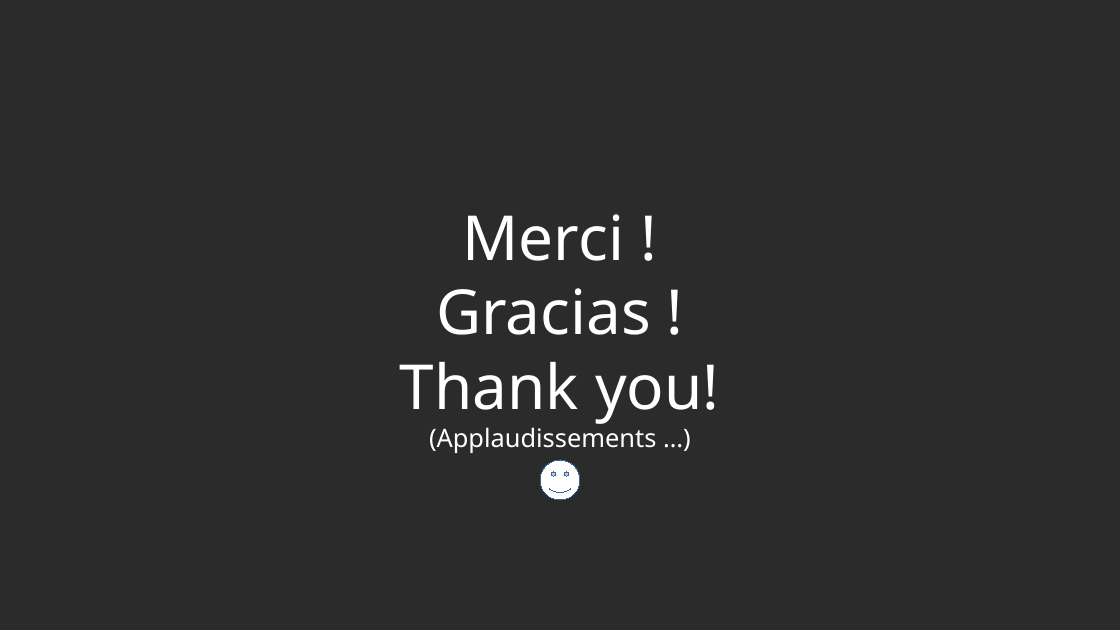
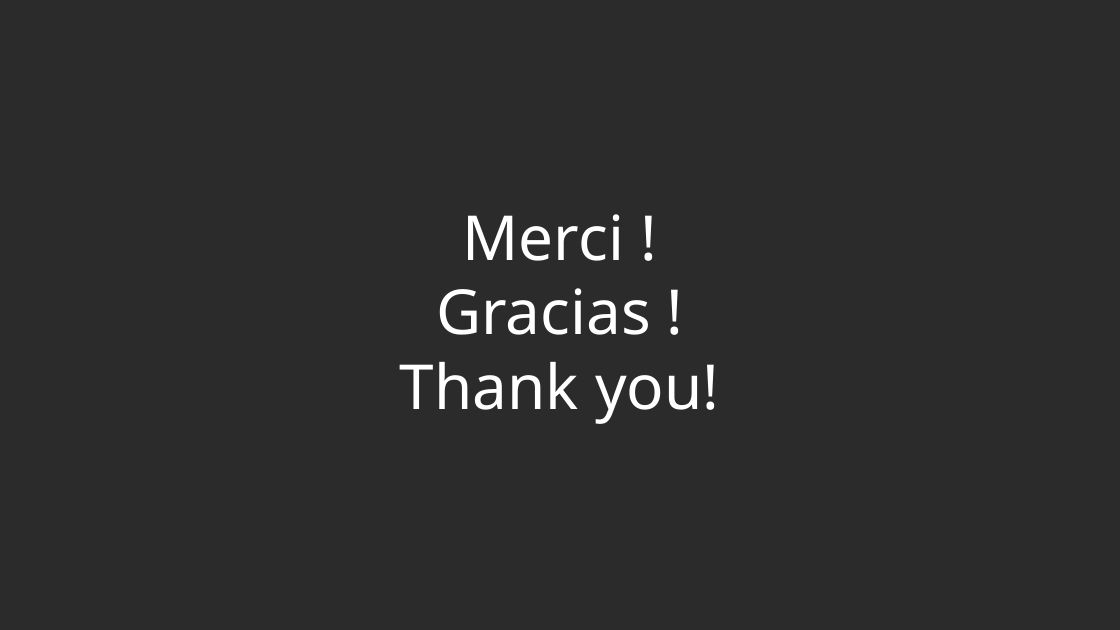
Before and after one commit to Georgie1502/Dossier, a slide deck: slide 18 of 3_Mon_Projet_Fil_Rouge/1_Cahier_des_charges/Presentation Batimelles.odp (slide 15 before the commit). Drawn at 1120x630 pixels with LibreOffice and Linux fonts; fonts in the diff are those of the drawing; background and template pictures are left out; a plain dark background stands for a picture behind light text. Boxes give left, top, right and bottom in pixels: in the first picture for what was removed or moved away, otherwise in the second. Text is boxed around its words. In the diff, an @@ line names an element or a change of style, - is before the commit and + after.

```diff
--- a/3_Mon_Projet_Fil_Rouge/1_Cahier_des_charges/Presentation Batimelles.odp
+++ b/3_Mon_Projet_Fil_Rouge/1_Cahier_des_charges/Presentation Batimelles.odp
@@ text at (429,423,656,453): paragraph removed @@
-(Applaudissements …)
@@ smiley face removed at (541,460,580,500) @@
```
Also in this commit, not shown: 8 other slides changed, 6 slides added, 3 slides removed, 6 other files.
